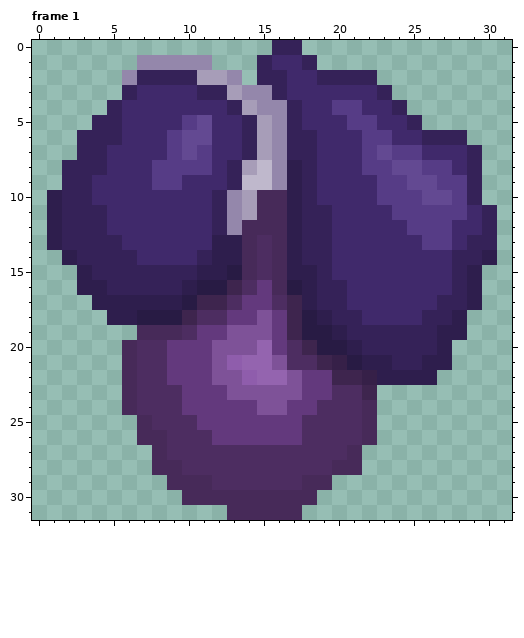
A pixel-art file gets an edit: assets/canvas/heart.aseprite. Above: the version before the commit.
32x32 pixels, 1 frame. Colours within 5 levels of each other are drawn and written as one. Shown: frame 1. The commit also changed other frames, which this record leaves out.
Now the later version:
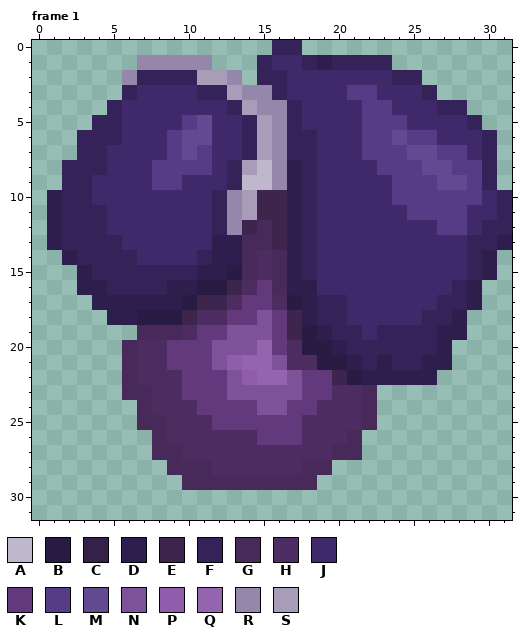
Palette (. is transparent): A #bfb8cc  B #281b44  C #362048  D #2e1e4d  E #3e254e  F #352258  G #472a59  H #4d2d61  J #40296b  K #63397d  L #563c86  M #634992  N #7e5298  P #8f5dac  Q #9464af  R #9487ab  S #a79db8
The edit:
layer "Down" added
layer "Right" added
layer "Left" added
layer "Layer 1" removed
Changed rows in their new state; - is an unchanged pixel.
Frame 1:
first column x 6:
 1 -------------DFFFF--------
 2 -------------JJJJJFF------
 3 ---------------LLJJJF-----
 4 --------------JJLLJJJFF---
 5 ---------------J-LLJJJJF--
 6 ------------------MLLJJJF-
 7 -----------------L-MMLLJF-
 8 ----------------J-LLMMLLF-
 9 -----------------J-LLMMLF-
10 ---------EE------J--LL-LJF
11 ---------EE--J----J-----JF
12 --------E-E--J-----JJ-L--F
13 ---------GE--J------JJ---D
14 -------------J--------J---
15 ------------FJ--------JFD-
16 ---D-------D-JJ-----------
17 -----------B--------------
18 ------------DF-J----------
19 -------------DF-J---------
20 ------------B-DF----------
21 -------------BBDF---------
22 ---H--K--------BD---------
23 -G--------------G---------
24 .G--H---------------------
25 --G--H--------------------
26 -.----HHH------G.---------
27 ---G----------G-----------
28 --.-GG------GG..----------
29 ---.--GGGGGG-.------------
30 ----.........-------------
31 -------.....--------------
Pixel boxes of the changes (left, top, right, bottom) in both pictures:
changed: (122, 55, 512, 520)
